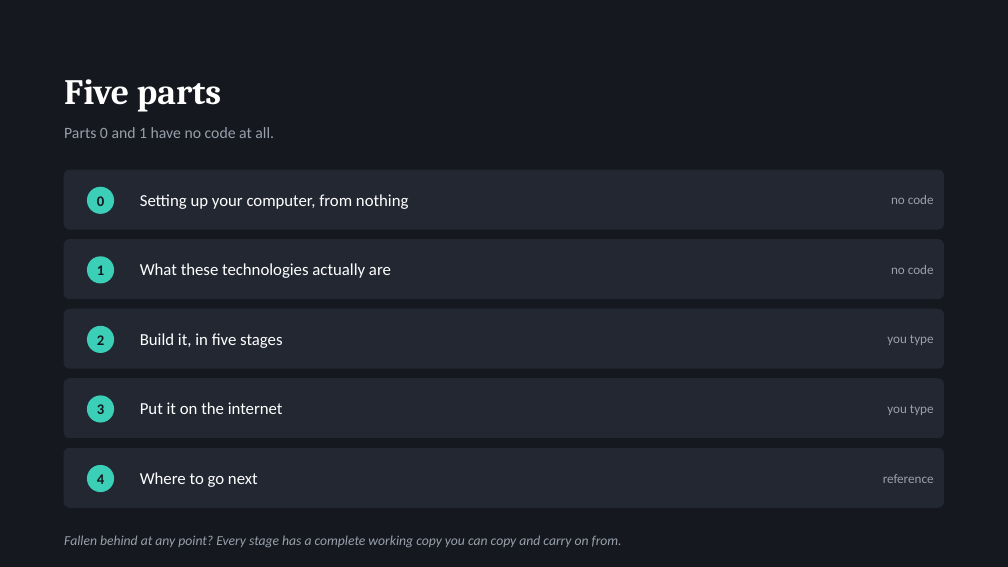
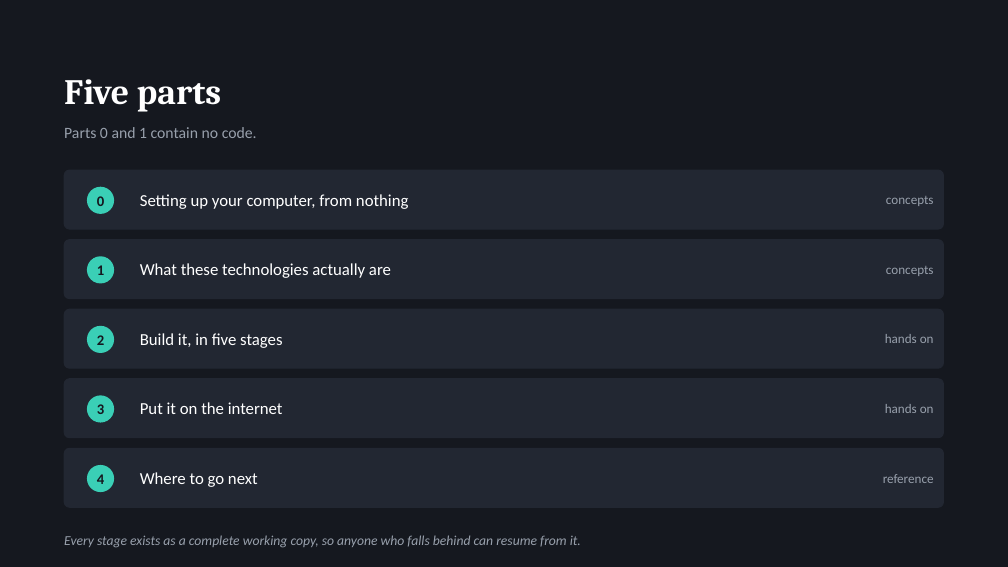
Before and after one commit to Shamsu3100/demon-, a slide deck: slide 4 of Nexus_Workshop_Deck.pptx. Drawn at 1008x567 pixels with LibreOffice and Linux fonts; fonts in the diff are those of the drawing. Boxes give left, top, right and bottom in pixels: in the first picture for what was removed or moved away, otherwise in the second. Text is boxed around its words. In the diff, an @@ line names an element or a change of style, - is before the commit and + after.

```diff
--- a/Nexus_Workshop_Deck.pptx
+++ b/Nexus_Workshop_Deck.pptx
@@ text at [64,127,257,138]: text changed @@
-Parts 0 and 1 have no code at all.
+Parts 0 and 1 contain no code.
@@ text at [886,196,934,206]: text changed @@
-no code
+concepts
@@ text at [886,266,934,276]: text changed @@
-no code
+concepts
@@ text at [885,334,934,343]: text changed @@
-you type
+hands on
@@ text at [885,404,934,413]: text changed @@
-you type
+hands on
@@ text at [64,535,581,548]: text changed @@
-Fallen behind at any point? Every stage has a complete working copy you can copy and carry on from.
+Every stage exists as a complete working copy, so anyone who falls behind can resume from it.
```
Also in this commit, not shown: 27 other slides changed, 3 slides added, 1 slide removed, 5 other files.
